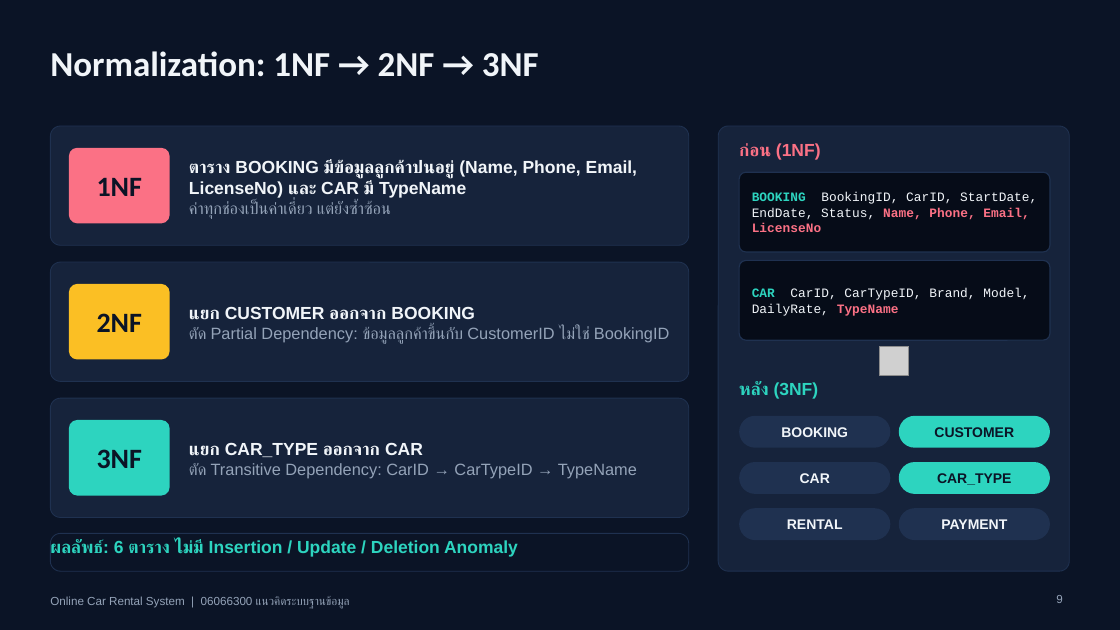
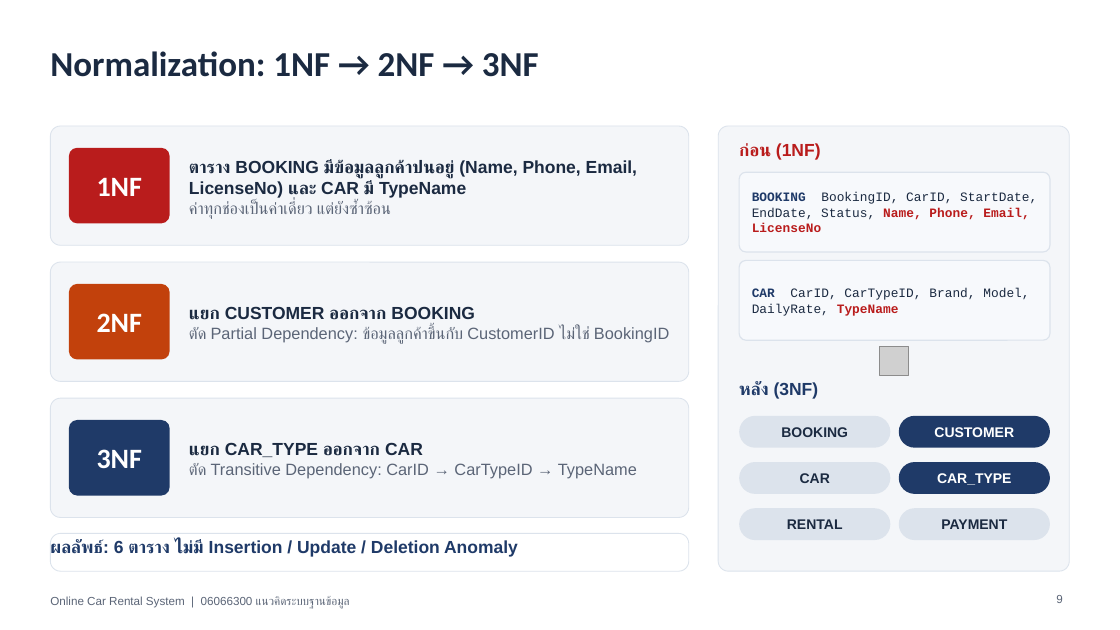
Before and after one commit to 68070299-lang/data, a slide deck: slide 9 of presentation/Online_Car_Rental_System.pptx. Drawn at 1120x630 pixels with LibreOffice and Linux fonts; fonts in the diff are those of the drawing; grey boxes stand for pictures. Boxes give left, top, right and bottom in pixels: in the first picture for what was removed or moved away, otherwise in the second. Text is boxed around its words. In the diff, an @@ line names an element or a change of style, - is before the commit and + after.

```diff
--- a/presentation/Online_Car_Rental_System.pptx
+++ b/presentation/Online_Car_Rental_System.pptx
@@ background #0B1426 to #FFFFFF @@
@@ rounded rectangle at bbox=[69, 148, 170, 223]: fill #FB7185 to #B91C1C @@
@@ text "ตาราง BOOKING มีข้อมูลลูกค้าปนอยู่ (Name, Phone, ..." at bbox=[189, 159, 637, 219]: text colour #F1F5F9 to #1B2A41 in "ตาราง BOOKING มีข้อมูลลูกค้าปนอยู่ (Name, Phone, Email, Lice ..."; text colour #94A3B8 to #5B6577 in "ค่าทุกช่องเป็นค่าเดี่ยว แต่ยังซ้ำซ้อน" @@
@@ fill #16233B to #F4F6F9; outline #1F3150 0.75 pt to #DCE3EC 0.75 pt in 4 elements at bbox=[50, 126, 689, 245], bbox=[50, 262, 689, 381], bbox=[50, 398, 689, 518], bbox=[718, 126, 1070, 571] @@
@@ text "ก่อน (1NF)" at bbox=[739, 143, 821, 160]: text colour #FB7185 to #B91C1C @@
@@ rounded rectangle at bbox=[739, 172, 1050, 252]: fill #060C18 to #F7F9FC; outline #1F3150 1 pt to #DCE3EC 1 pt @@
@@ text "BOOKING BookingID, CarID, StartDate, EndDate, ..." at bbox=[752, 192, 1037, 232]: text colour #2DD4BF to #1F3A68 in "BOOKING"; text colour #F1F5F9 to #1B2A41 in "BookingID, CarID, StartDate, EndDate, Status,"; text colour #FB7185 to #B91C1C in "Name, Phone, Email, LicenseNo" @@
@@ rounded rectangle at bbox=[739, 260, 1050, 340]: fill #060C18 to #F7F9FC; outline #1F3150 1 pt to #DCE3EC 1 pt @@
@@ text "CAR CarID, CarTypeID, Brand, Model, ..." at bbox=[752, 288, 1029, 316]: text colour #2DD4BF to #1F3A68 in "CAR"; text colour #F1F5F9 to #1B2A41 in "CarID, CarTypeID, Brand, Model, DailyRate,"; text colour #FB7185 to #B91C1C in "TypeName" @@
@@ rounded rectangle at bbox=[69, 284, 170, 360]: fill #FBBF24 to #C2410C @@
@@ text "แยก CUSTOMER ออกจาก BOOKING" at bbox=[189, 306, 669, 344]: text colour #F1F5F9 to #1B2A41 in "แยก CUSTOMER ออกจาก BOOKING"; text colour #94A3B8 to #5B6577 in "ตัด Partial Dependency: ข้อมูลลูกค้าขึ้นกับ CustomerID ไม่ใช ..." @@
@@ text "หลัง (3NF)" at bbox=[739, 382, 819, 399]: text colour #2DD4BF to #1F3A68 @@
@@ text "แยก CAR_TYPE ออกจาก CAR" at bbox=[189, 442, 637, 479]: text colour #F1F5F9 to #1B2A41 in "แยก CAR_TYPE ออกจาก CAR"; text colour #94A3B8 to #5B6577 in "ตัด Transitive Dependency: CarID → CarTypeID → ..." @@
@@ text colour #0B1426 to #FFFFFF in 5 elements at bbox=[97, 177, 142, 196], bbox=[97, 313, 142, 332], bbox=[97, 449, 142, 468], bbox=[934, 427, 1014, 437], bbox=[937, 473, 1012, 485] @@
@@ fill #2DD4BF to #1F3A68 in 3 elements at bbox=[69, 420, 170, 496], bbox=[899, 416, 1050, 448], bbox=[899, 462, 1050, 494] @@
@@ text colour #F1F5F9 to #1B2A41 in 5 elements at bbox=[50, 51, 539, 77], bbox=[781, 427, 848, 437], bbox=[800, 473, 830, 483], bbox=[787, 519, 843, 529], bbox=[941, 519, 1007, 529] @@
@@ fill #1F3150 to #DCE3EC in 4 elements at bbox=[739, 416, 891, 448], bbox=[739, 462, 891, 494], bbox=[739, 508, 891, 540], bbox=[899, 508, 1050, 540] @@
@@ text "ผลลัพธ์: 6 ตาราง ไม่มี Insertion ..." at bbox=[50, 540, 518, 557]: text colour #2DD4BF to #1F3A68 @@
@@ rounded rectangle at bbox=[50, 534, 689, 571]: fill #0B1426 to #FFFFFF; outline #1F3150 0.75 pt to #DCE3EC 0.75 pt @@
@@ text "Online Car Rental System | ..." at bbox=[50, 596, 350, 609]: text colour #94A3B8 to #5B6577 @@
@@ page number at bbox=[1056, 595, 1062, 603]: text colour #94A3B8 to #5B6577 @@
```
Also in this commit, not shown: 17 other slides changed, 2 other files.
